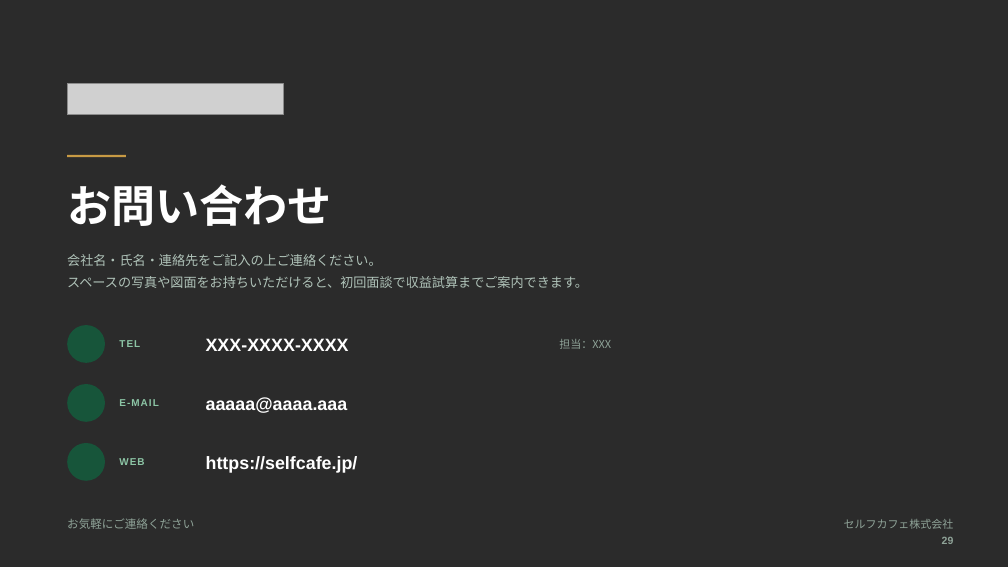
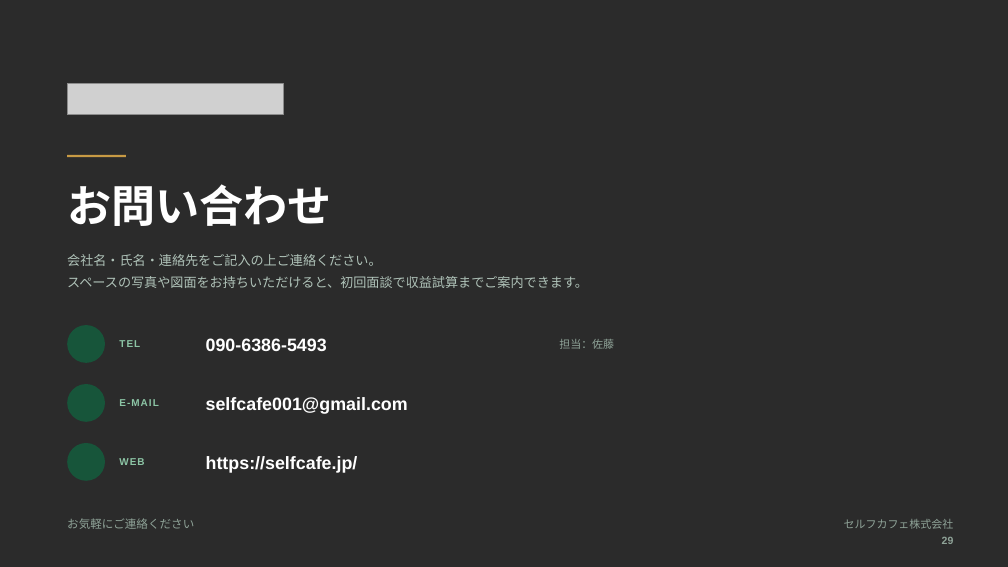
Before and after one commit to a5408071-cmd/suzuki-ceo, a slide deck: slide 29 of selfcafe-partner-deck/selfcafe-partner-deck.pptx. Drawn at 1008x567 pixels with LibreOffice and Linux fonts; fonts in the diff are those of the drawing; grey boxes stand for pictures; background and template pictures are left out; a plain dark background stands for a picture behind light text. Boxes give left, top, right and bottom in pixels: in the first picture for what was removed or moved away, otherwise in the second. Text is boxed around its words. In the diff, an @@ line names an element or a change of style, - is before the commit and + after.

```diff
--- a/selfcafe-partner-deck/selfcafe-partner-deck.pptx
+++ b/selfcafe-partner-deck/selfcafe-partner-deck.pptx
@@ text at (x1=206, y1=338, x2=327, y2=351): text changed @@
-XXX-XXXX-XXXX
+090-6386-5493
@@ text at (x1=559, y1=339, x2=614, y2=349): text changed @@
-担当：XXX
+担当：佐藤
@@ text at (x1=206, y1=397, x2=408, y2=414): text changed @@
-aaaaa@aaaa.aaa
+selfcafe001@gmail.com
```
Also in this commit, not shown: 8 other slides changed, 6 other files.
